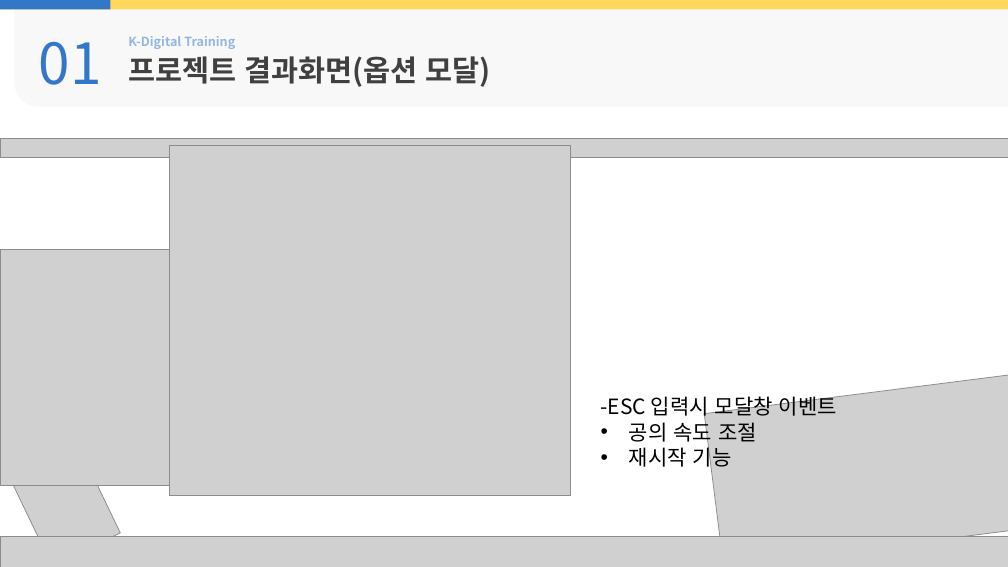
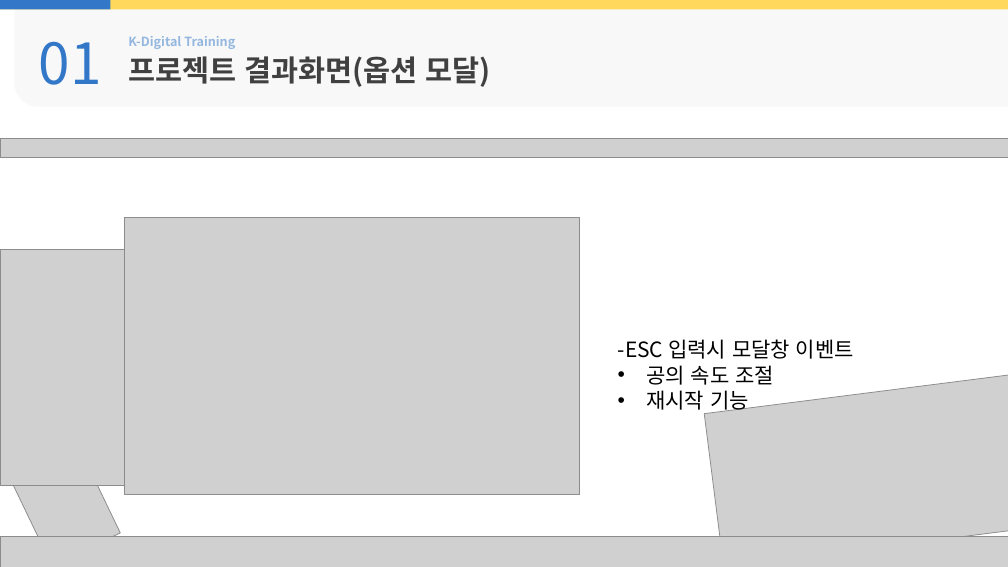
Before and after one commit to rudIsland/KDT_Project_1, a slide deck: slide 12 of 보고서/PPT/결과보고서_6조(벽돌깨기게임).pptx (slide 11 before the commit). Drawn at 1008x567 pixels with LibreOffice and Linux fonts; fonts in the diff are those of the drawing; grey boxes stand for pictures; background and template pictures are left out. Boxes give left, top, right and bottom in pixels: in the first picture for what was removed or moved away, otherwise in the second. Text is boxed around its words. In the diff, an @@ line names an element or a change of style, - is before the commit and + after.

```diff
--- a/보고서/PPT/결과보고서_6조(벽돌깨기게임).pptx
+++ b/보고서/PPT/결과보고서_6조(벽돌깨기게임).pptx
@@ picture: place and size @@
-picture at (169, 146, 572, 495)
+picture at (125, 217, 580, 495)
@@ text "-ESC 입력시 모달창 이벤트": place and size @@
-text "-ESC 입력시 모달창 이벤트" at (601, 393, 837, 470)
+text "-ESC 입력시 모달창 이벤트" at (618, 339, 854, 413)
```
Also in this commit, not shown: 8 other slides changed, 2 slides added, 1 other file.
